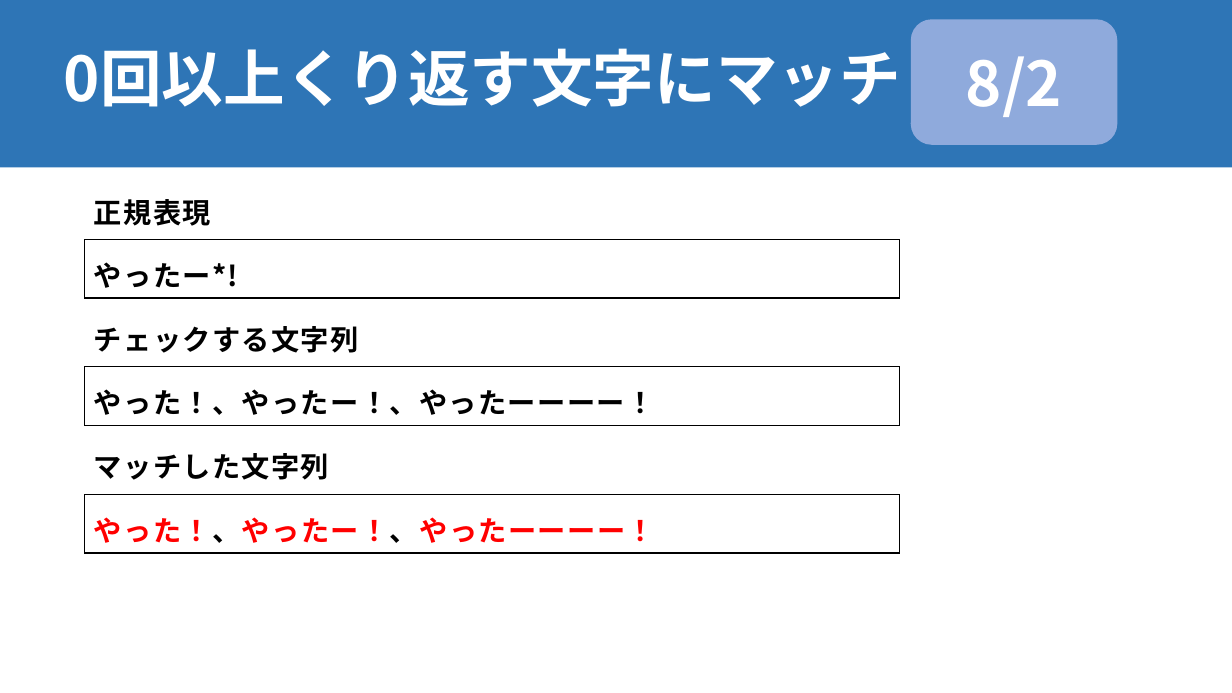
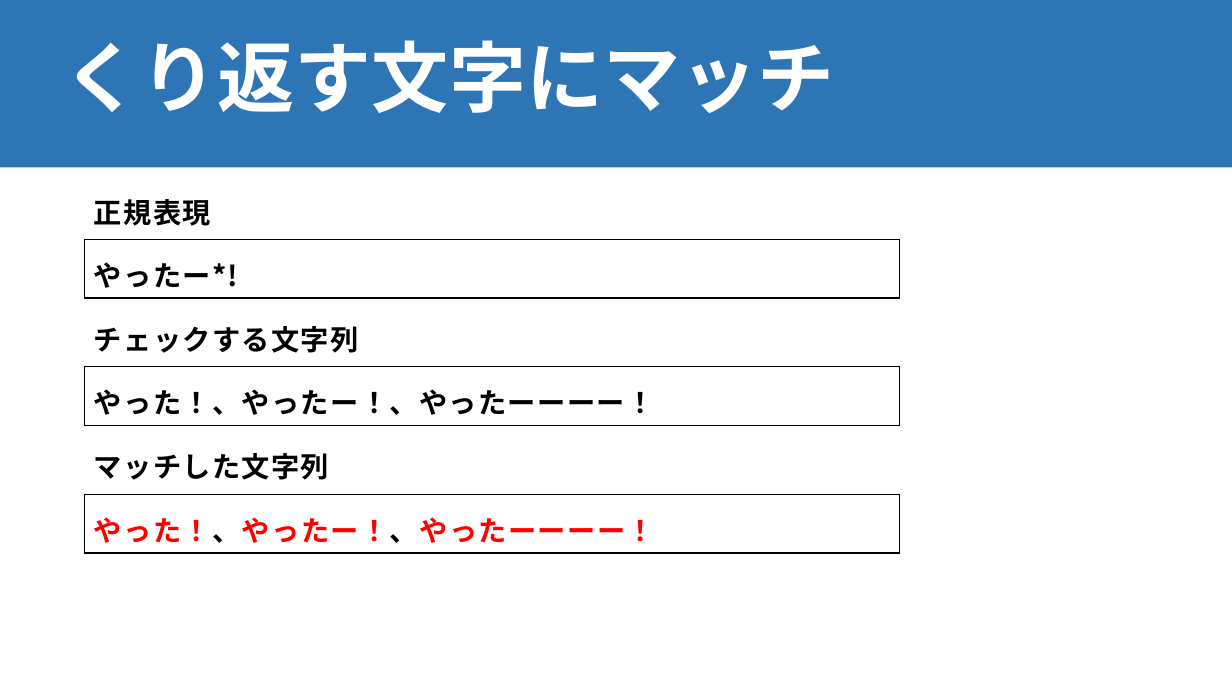
Before and after one commit to mugifusen/NLP100, a slide deck: slide 34 of chap03/正規表現.pptx. Drawn at 1232x693 pixels with LibreOffice and Linux fonts; fonts in the diff are those of the drawing. Boxes give left, top, right and bottom in pixels: in the first picture for what was removed or moved away, otherwise in the second. Text is boxed around its words. In the diff, an @@ line names an element or a change of style, - is before the commit and + after.

```diff
--- a/chap03/正規表現.pptx
+++ b/chap03/正規表現.pptx
@@ rounded rectangle removed at [911, 19, 1117, 145] @@
-8/2
@@ title at [64, 40, 834, 113]: text changed; size 48 to 60 pt @@
-0回以上くり返す文字にマッチ
+くり返す文字にマッチ
```
Also in this commit, not shown: 33 other slides changed, 24 slides added, 8 slides removed, 1 other file.
